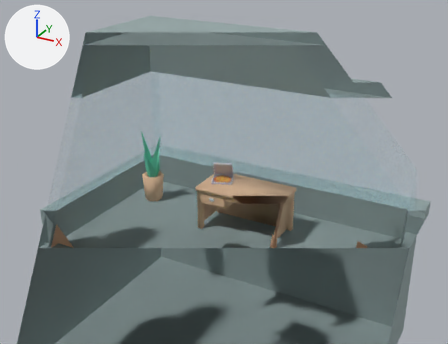
The glTF model webapp/public/models/the_shop.glb as it was, and as the next commit left it.
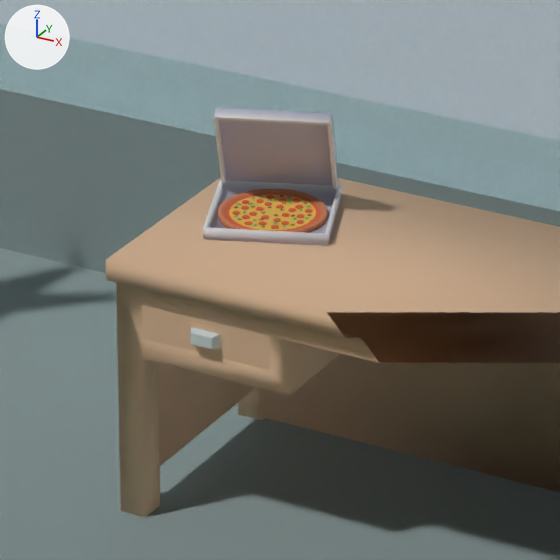
Each version is shown from a camera (50 mm lens) standing at (-5.217, -14.804, 3.555) and looking at (-7.521, -10.614, 1.46), then close up on the part from 40% to 60% of the width and 42% to 69% of the height. The axes (+X, +Y, +Z) are drawn at upper left. The lights are the same throughout. Everything nearer to the camera than a plane just in front of the edit is cut away. Where no turn or scale is listed for an object, it has been applied to the vertices.

Objects in the first close-up: 'desk', 'pizza', 'pizza-box', 'walls', 'windows'.
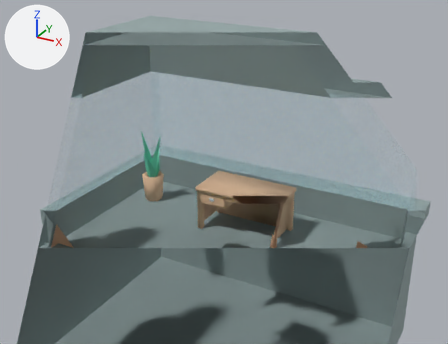
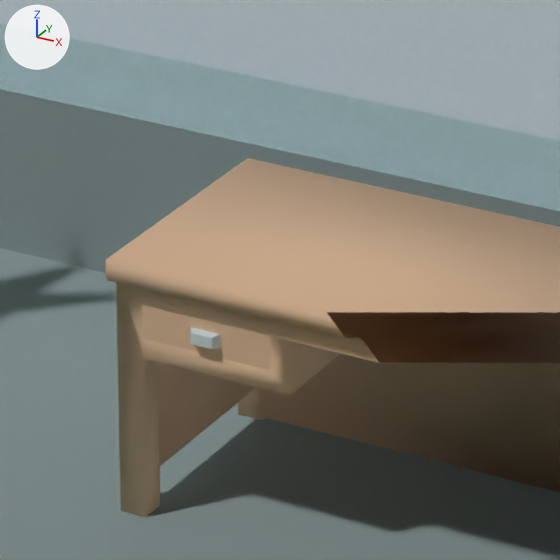
What differs and where, as boxes [x1, y1, x2, y2] in the close-ups (560 x 560 px):
'pizza-box', deleted: before [203, 108, 341, 246]
'pizza', deleted: before [218, 189, 327, 233]

What the commit changed:
Object 'pizza-box' (ob_pizza_box) is deleted.
Object 'pizza' (ob_pizza) is deleted.
